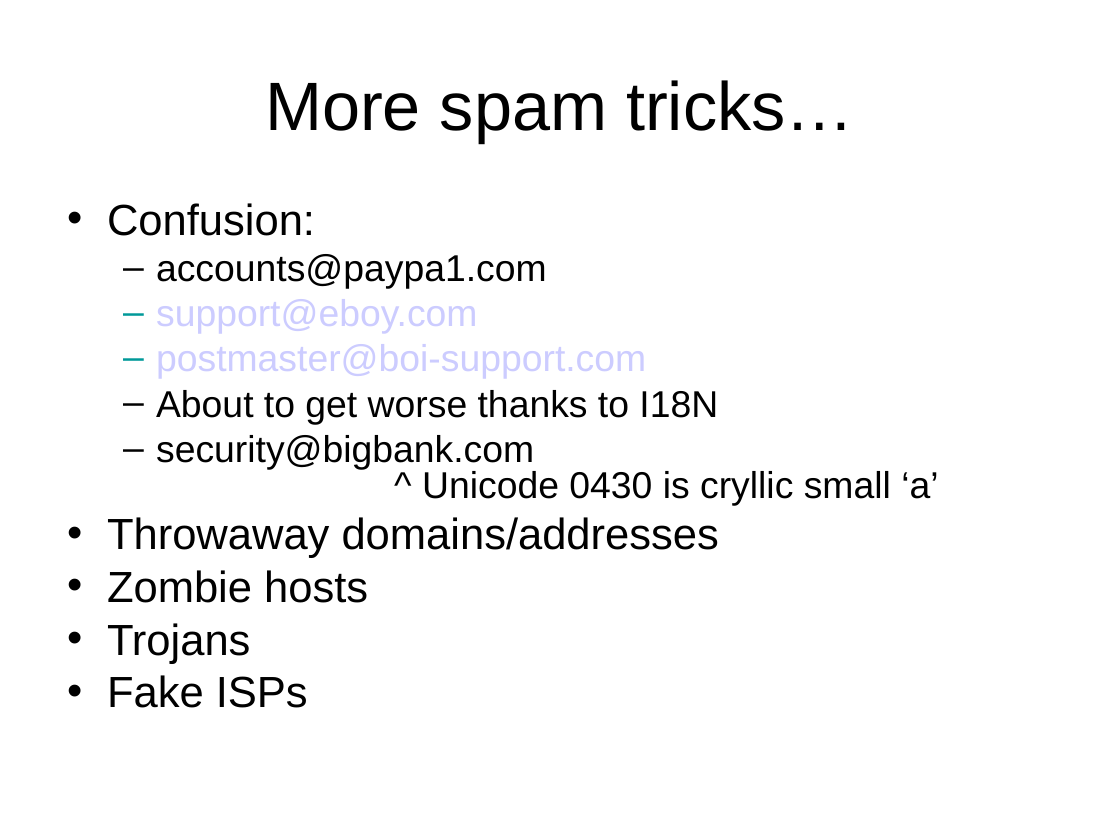
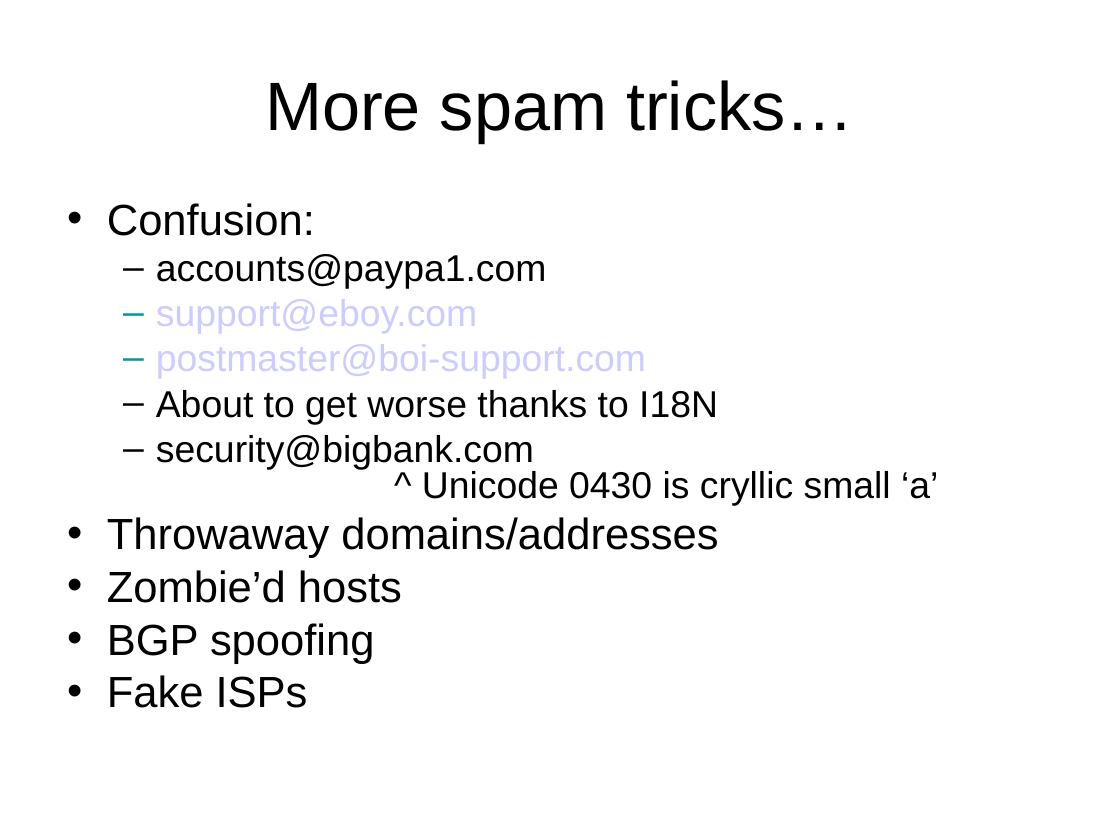
Before and after one commit to sftcd/cs7053, a slide deck: slide 16 of 2016lectures/04-spam.ppt. Drawn at 1120x840 pixels with LibreOffice and Linux fonts; fonts in the diff are those of the drawing. Boxes give left, top, right and bottom in pixels: in the first picture for what was removed or moved away, otherwise in the second. Text is boxed around its words. In the diff, an @@ line names an element or a change of style, - is before the commit and + after.

```diff
--- a/2016lectures/04-spam.ppt
+++ b/2016lectures/04-spam.ppt
@@ text at (x1=107, y1=203, x2=938, y2=708): indent changed @@
@@ text at (x1=107, y1=570, x2=402, y2=664): text changed @@
-• Zombie hosts
-• Trojans
+• Zombie’d hosts
+• BGP spoofing
```
Also in this commit, not shown: 18 other slides changed, 1 slide added, 2 other files.
